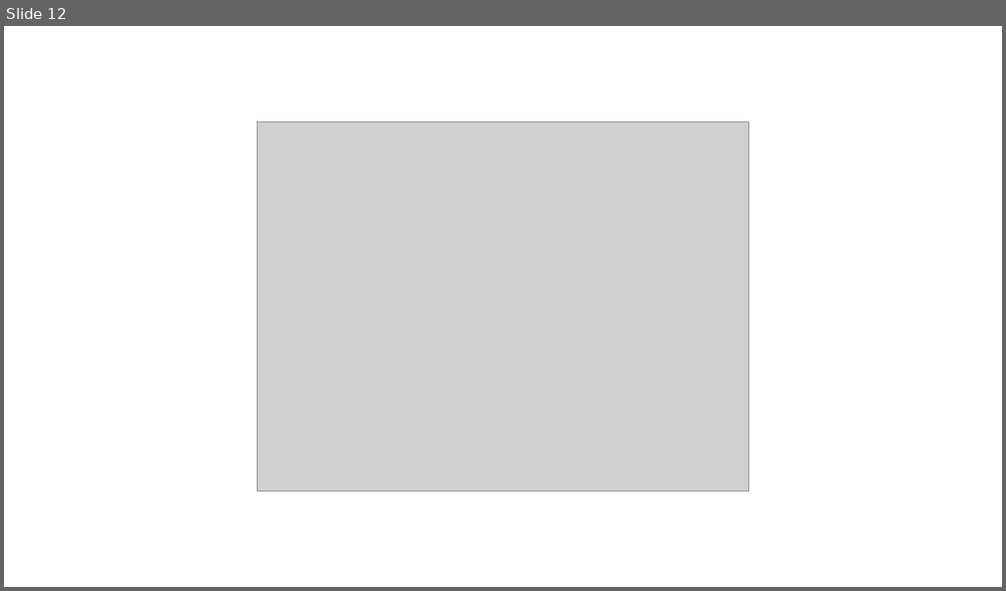
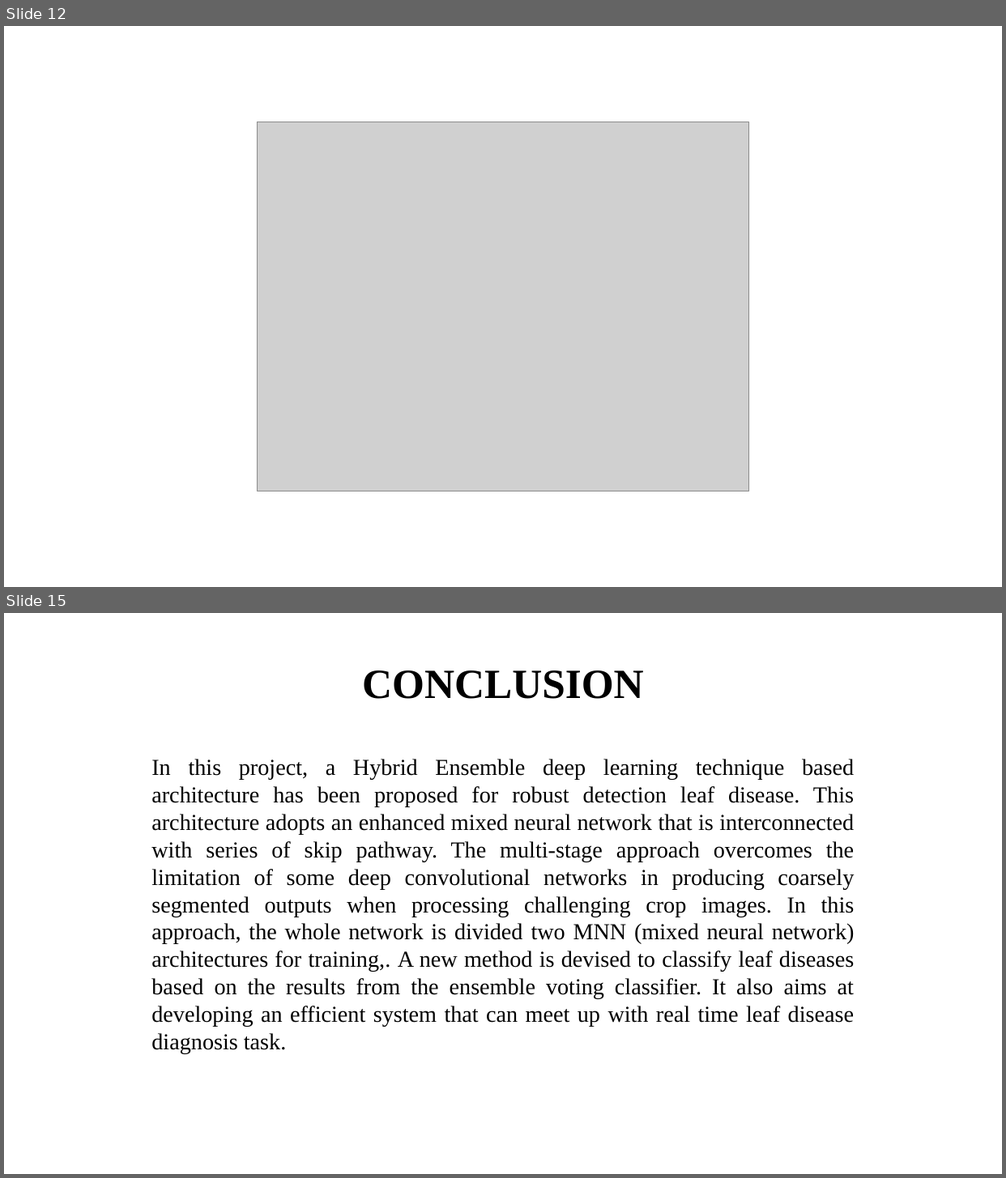
Before and after one commit to kalees64/AI-BASED-LEAF-DISEASE-IDENTIFICATION-AND-CLASSIFICATION-SYSTEM-USING-DEEP-LEARNING, a slide deck: Documents/Leaf.pptx. Shown one above the other, each under a label of ours: slide 12 before the commit, slides 12 and 15 after it; the slides between them are not shown. The pictures are 1006x591 and 1006x1178 pixels, drawn with LibreOffice and Linux fonts; fonts in the diff are those of the drawing; grey boxes stand for pictures. Boxes give left, top, right and bottom in pixels: in the first picture for what was removed or moved away, otherwise in the second. Text is boxed around its words. In the diff, an @@ line names an element or a change of style, - is before the commit and + after.

Commit message:
PPT updated with reference and conclusion

```diff
--- a/Documents/Leaf.pptx
+++ b/Documents/Leaf.pptx
@@ slide 15 added at [4,613,1002,1174], background #FFFFFF @@
@@ text added at [362,671,644,699], 40 pt, text #000000, bold @@
+CONCLUSION
@@ text added at [151,759,854,1054], 22 pt, text #000000 @@
+In this project, a Hybrid Ensemble deep learning technique based architecture has been proposed for robust detection leaf disease. This architecture adopts an enhanced mixed neural network that is interconnected with series of skip pathway. The multi-stage approach overcomes the limitation of some deep convolutional networks in producing coarsely segmented outputs when processing challenging crop images. In this approach, the whole network is divided two MNN (mixed neural network) architectures for training,. A new method is devised to classify leaf diseases based on the results from the ensemble voting classifier. It also aims at developing an efficient system that can meet up with real time leaf disease diagnosis task.
```
Also in this commit, not shown: 1 slide changed, 1 other slide added, 2 slides removed.
